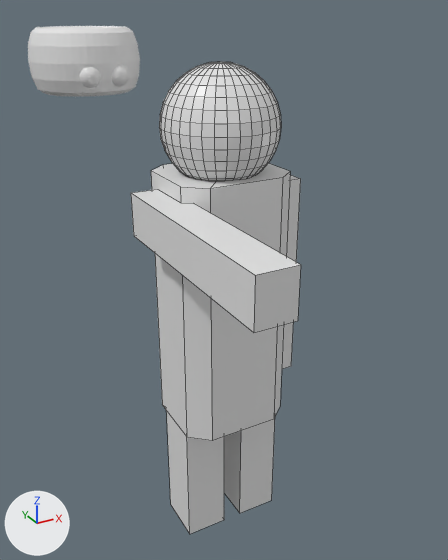
The Blender file LD50/Assets/Blender/debug/player.blend: old version first, new version second.
The view is the same before and after, from a 50 mm camera at (-2.18, -4.02, 4.14) aimed at (-0.03, -0.11, 2.18). Every picture has the same lights, and +X, +Y and +Z are marked at lower left. Mesh edges are drawn as thin lines on the coarser meshes.

In view in the first picture: 'H.E.L.P', 'robot'.
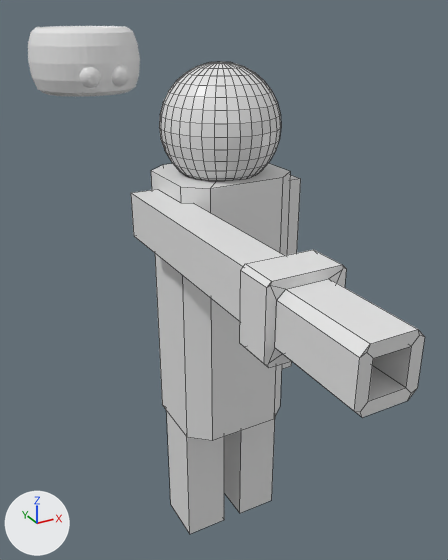
What differs and where, as boxes (x1, y1, x2, y2) in the pictures (448 x 560 px):
'weapon', added
    after: (240, 250, 425, 417)

What changed in the scene script:
```text
Add mat_weapon:
    mat_weapon = principled_material('weapon')
    mat_weapon.base_color = (0.8, 0.8, 0.8)  # white #e7e7e7
Add me_cube_001:
    me_cube_001.from_pydata(...)  # 52 vertices, 42 faces; spans x -1.0..1.0, y -5.99..1.0, z -1.0..1.0
    me_cube_001.materials.append(mat_weapon)  # its picture is missing
Add ob_weapon:
    ob_weapon = bpy.data.objects.new('weapon', me_cube_001)
    ob_weapon.location = (-0.519, -1.711, 2.75)
    ob_weapon.scale = (0.233, 0.119, 0.233)
```
